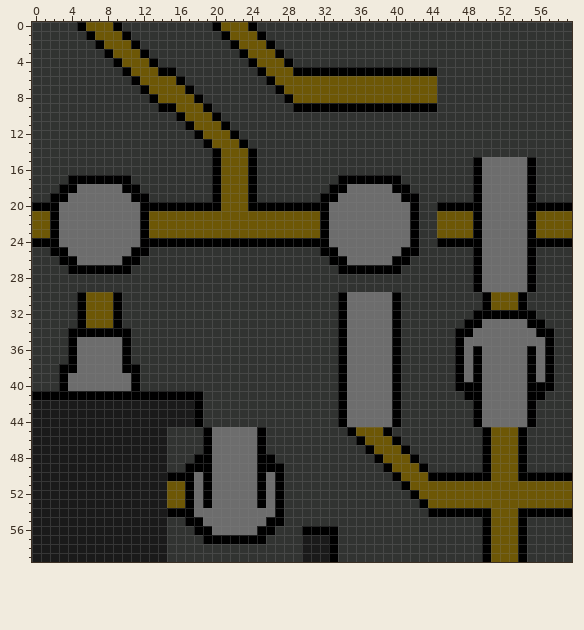
Pixel-art sprite, stored at src/Images/waveCollapse/CircuitTiles.png. That is the earlier state.
The file is 60x60 pixels.
And afterwards:
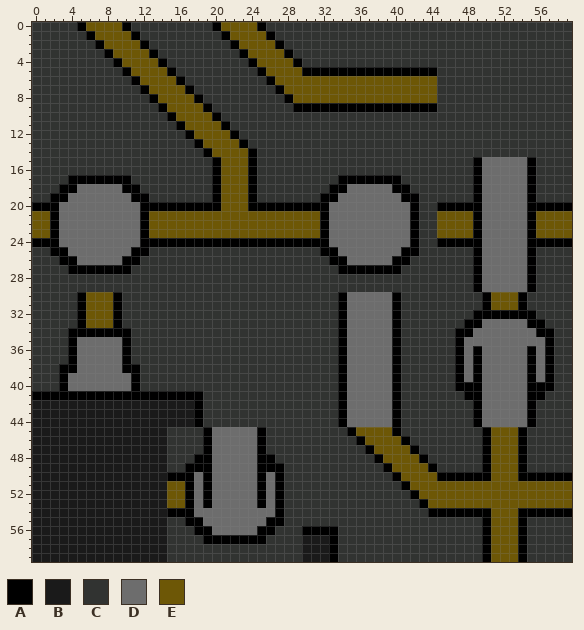
Palette (. is transparent): A #000000  B #1a1a1a  C #313331  D #6d6d6d  E #6d5706
Commit: added support for custom edges, making it possible to have edges that do not match pixel for pixel all the way
The exact change:
The author changed colour C to colour A in row 0 at x 10 and 25; in row 1 at x 11 and 26; in row 2 at x 12 and 27; in row 3 at x 13 and 28; in row 4 at x 14 and 29; in row 10 at x 15.
The author changed colour C to colour A in row 11 at x 16; in row 12 at x 17; in row 13 at x 18; in row 14 at x 19; in row 45 at x 40; in row 46 at x 41.
The author changed colour C to colour A in row 47 at x 42; in row 48 at x 43; in row 49 at x 44.
The author changed colour A to colour E in row 0 at x 9 and 24; in row 1 at x 10 and 25; in row 2 at x 11 and 26; in row 3 at x 12 and 27; in row 4 at x 13 and 28; in row 5 at x 14 and 29.
The author changed colour A to colour E in row 9 at x 15; in row 10 at x 16; in row 11 at x 17; in row 12 at x 18; in row 13 at x 19; in row 14 at x 20.
The author changed colour A to colour E in row 45 at x 39; in row 46 at x 40; in row 47 at x 41; in row 48 at x 42; in row 49 at x 43; in row 50 at x 44.
Boxes around the changes in both pictures, in picture pixels (x1, y1, x2, y2):
changed: (113, 22, 167, 76)
changed: (248, 22, 302, 76)
changed: (167, 103, 221, 157)
changed: (383, 427, 437, 481)
